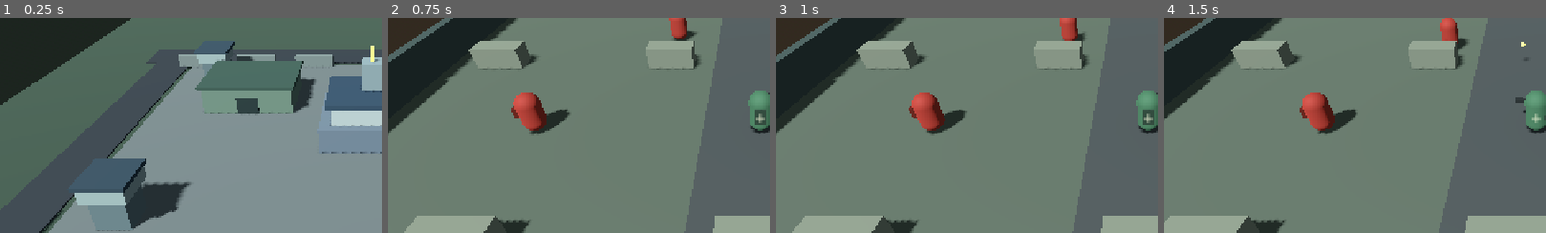
Above: before the commit, frames 1-4 (left to right).
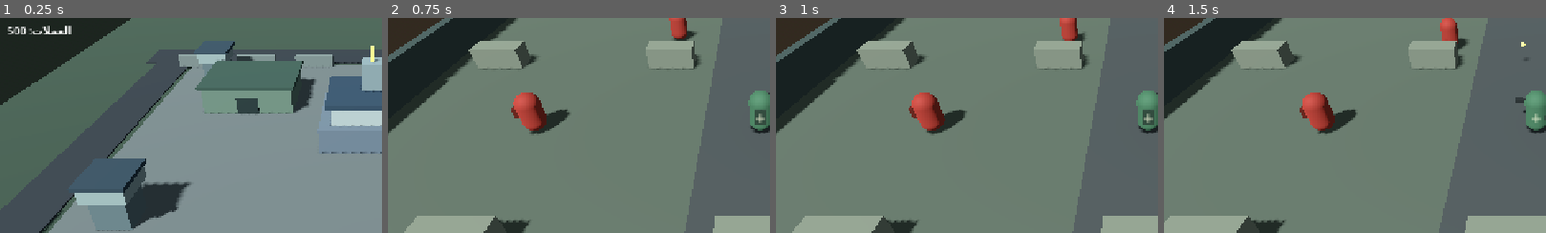
Above: after the commit, the same moments.

Repository: alshwqazf70-svg/last-command-android
Game: Godot game, scene res://scenes/base_preview.tscn
The game is run twice, just before and just after one commit, with the same random seed, the same clock (stepped at 60 frames per second) and the same inputs.
Inputs (mouse positions are % of the whole screen's width and height, from its top left):
- Up to frame 1 (0.25 s): no input
- Up to frame 2 (0.75 s): click "START COMBAT MISSION ▶" at 0.5 s
- Up to frame 3 (1 s): no input
- Up to frame 4 (1.5 s): tap Enter (ui_accept) at 1.25 s; move the mouse to (72, 45) at 1.27 s; hold Right (ui_right) from 1.28 s (still down); click (72, 45) at 1.42 s
The pictures show only the part of the screen within x 1-51%, y 27-77%; the shares and areas given below are measured in that part.

The runs differ from the first frame. In frame 1, 0.4% of the frame differs, in the area x 2-19%, y 3-8%; in frame 2, nothing differs; in frame 3, nothing differs; in frame 4, nothing differs.

Commit message:
Add selectable buildings and persistent base upgrades

Diff:
--- a/project/scripts/base_preview.gd
+++ b/project/scripts/base_preview.gd
@@ -6,12 +6,24 @@
 var camera_distance := 25.0
 var drag_sensitivity := 0.008
 var dragging := false
+var camera_touch_index := -1
+var selected_building := ""
+var building_levels := {"hq": 1, "barracks": 1, "depot": 1, "tower": 1}
+var building_names := {"hq": "مركز القيادة", "barracks": "الثكنات", "depot": "مستودع الإمدادات", "tower": "برج الدفاع"}
+var progress := ConfigFile.new()
+var coins := 0
+var building_panel: PanelContainer
+var building_title: Label
+var building_info: Label
+var upgrade_button: Button
 
 func _ready() -> void:
 	_build_environment()
 	_build_ground()
+	_load_progress()
 	_build_base()
 	_build_hud()
+	_register_building_pickups()
 	_create_camera()
 	_update_camera()
 
@@ -85,6 +97,73 @@
 		_add_box("North barrier", Vector3(x, 0.42, -9.2), Vector3(2.6, 0.84, 0.35), Color(0.38, 0.42, 0.40))
 		_add_box("South barrier", Vector3(x, 0.42, 9.2), Vector3(2.6, 0.84, 0.35), Color(0.38, 0.42, 0.40))
 
+func _load_progress() -> void:
+	progress.load("user://progress.cfg")
+	coins = int(progress.get_value("progress", "coins", 500))
+	if not progress.has_section_key("progress", "coins"):
+		progress.set_value("progress", "coins", coins)
+	for key in building_levels.keys():
+		building_levels[key] = int(progress.get_value("buildings", key, 1))
+	progress.save("user://progress.cfg")
+
+func _register_building_pickups() -> void:
+	_add_pickup("hq", Vector3(0.0, 1.7, 0.0), Vector3(5.8, 5.0, 5.0))
+	_add_pickup("barracks", Vector3(-7.0, 1.0, -4.0), Vector3(5.8, 3.2, 4.8))
+	_add_pickup("depot", Vector3(7.0, 1.0, -4.0), Vector3(5.5, 3.0, 4.8))
+	_add_pickup("tower", Vector3(-10.0, 1.5, 7.0), Vector3(2.5, 4.0, 2.5))
+	_add_pickup("tower", Vector3(10.0, 1.5, 7.0), Vector3(2.5, 4.0, 2.5))
+	_add_pickup("tower", Vector3(-10.0, 1.5, -7.0), Vector3(2.5, 4.0, 2.5))
+	_add_pickup("tower", Vector3(10.0, 1.5, -7.0), Vector3(2.5, 4.0, 2.5))
+
+func _add_pickup(building_id: String, at: Vector3, dimensions: Vector3) -> void:
+	var area := Area3D.new()
+	area.position = at
+	area.input_ray_pickable = true
+	area.collision_layer = 1
+	area.collision_mask = 0
+	var collision := CollisionShape3D.new()
+	var shape := BoxShape3D.new()
+	shape.size = dimensions
+	collision.shape = shape
+	area.add_child(collision)
+	area.input_event.connect(_on_building_input.bind(building_id))
+	add_child(area)
+
+func _on_building_input(_camera: Node, event: InputEvent, _position: Vector3, _normal: Vector3, _shape_idx: int, building_id: String) -> void:
+	if event is InputEventMouseButton and event.pressed and event.button_index == MOUSE_BUTTON_LEFT:
+		_select_building(building_id)
+	elif event is InputEventScreenTouch and event.pressed:
+		_select_building(building_id)
+
+func _select_building(building_id: String) -> void:
+	selected_building = building_id
+	building_panel.visible = true
+	_update_building_panel()
+
+func _update_building_panel() -> void:
+	if selected_building.is_empty():
+		return
+	var level := int(building_levels[selected_building])
+	var cost := level * 100
+	building_title.text = str(building_names[selected_building])
+	building_info.text = "المستوى: %d / 5\nالرصيد: %d عملة\nتكلفة الترقية: %d" % [level, coins, cost]
+	upgrade_button.disabled = level >= 5 or coins < cost
+	upgrade_button.text = "تم بلوغ الحد الأقصى" if level >= 5 else "ترقية المبنى  —  %d" % cost
+
+func _upgrade_selected_building() -> void:
+	if selected_building.is_empty():
+		return
+	var level := int(building_levels[selected_building])
+	var cost := level * 100
+	if level >= 5 or coins < cost:
+		return
+	coins -= cost
+	building_levels[selected_building] = level + 1
+	progress.set_value("progress", "coins", coins)
+	progress.set_value("buildings", selected_building, level + 1)
+	progress.save("user://progress.cfg")
+	_update_building_panel()
+
 func _add_tower(at: Vector3) -> void:
 	_add_box("Watch tower base", at + Vector3(0.0, 0.75, 0.0), Vector3(1.4, 1.5, 1.4), Color(0.32, 0.38, 0.38))
 	_add_box("Watch tower cabin", at + Vector3(0.0, 1.75, 0.0), Vector3(1.8, 0.65, 1.8), Color(0.48, 0.54, 0.52))
@@ -169,16 +248,59 @@
 	base_status.add_theme_color_override("font_color", Color(0.84, 0.87, 0.81))
 	layer.add_child(base_status)
 
+	var coin_label := Label.new()
+	coin_label.text = "العملات: %d" % coins
+	coin_label.position = Vector2(28.0, 205.0)
+	coin_label.add_theme_font_size_override("font_size", 18)
+	layer.add_child(coin_label)
+
+	building_panel = PanelContainer.new()
+	building_panel.anchor_left = 1.0
+	building_panel.anchor_right = 1.0
+	building_panel.offset_left = -310.0
+	building_panel.offset_top = 22.0
+	building_panel.offset_right = -18.0
+	building_panel.offset_bottom = 218.0
+	building_panel.visible = false
+	layer.add_child(building_panel)
+	var panel_column := VBoxContainer.new()
+	building_panel.add_child(panel_column)
+	building_title = Label.new()
+	building_title.add_theme_font_size_override("font_size", 20)
+	panel_column.add_child(building_title)
+	building_info = Label.new()
+	panel_column.add_child(building_info)
+	upgrade_button = Button.new()
+	upgrade_button.custom_minimum_size = Vector2(0.0, 48.0)
+	upgrade_button.pressed.connect(_upgrade_selected_building)
+	panel_column.add_child(upgrade_button)
+	var close_button := Button.new()
+	close_button.text = "إغلاق"
+	close_button.pressed.connect(func(): building_panel.visible = false)
+	panel_column.add_child(close_button)
+
 func _input(event: InputEvent) -> void:
 	if event is InputEventScreenTouch:
-		dragging = event.pressed
-	elif event is InputEventScreenDrag and dragging:
+		if event.pressed:
+			if camera_touch_index == -1 and not _is_hud_position(event.position):
+				camera_touch_index = event.index
+				dragging = true
+		else:
+			if event.index == camera_touch_index:
+				camera_touch_index = -1
+				dragging = false
+	elif event is InputEventScreenDrag and dragging and event.index == camera_touch_index:
 		camera_yaw -= event.relative.x * drag_sensitivity
 		camera_pitch = clamp(camera_pitch - event.relative.y * drag_sensitivity, -0.95, -0.18)
 		_update_camera()
 	elif event is InputEventMouseButton and event.button_index == MOUSE_BUTTON_LEFT:
-		dragging = event.pressed
+		dragging = event.pressed and not _is_hud_position(event.position)
 	elif event is InputEventMouseMotion and dragging:
 		camera_yaw -= event.relative.x * drag_sensitivity
 		camera_pitch = clamp(camera_pitch - event.relative.y * drag_sensitivity, -0.95, -0.18)
 		_update_camera()
+
+func _is_hud_position(position: Vector2) -> bool:
+	if building_panel != null and building_panel.visible and building_panel.get_global_rect().has_point(position):
+		return true
+	return position.y < 245.0 and position.x < 340.0
